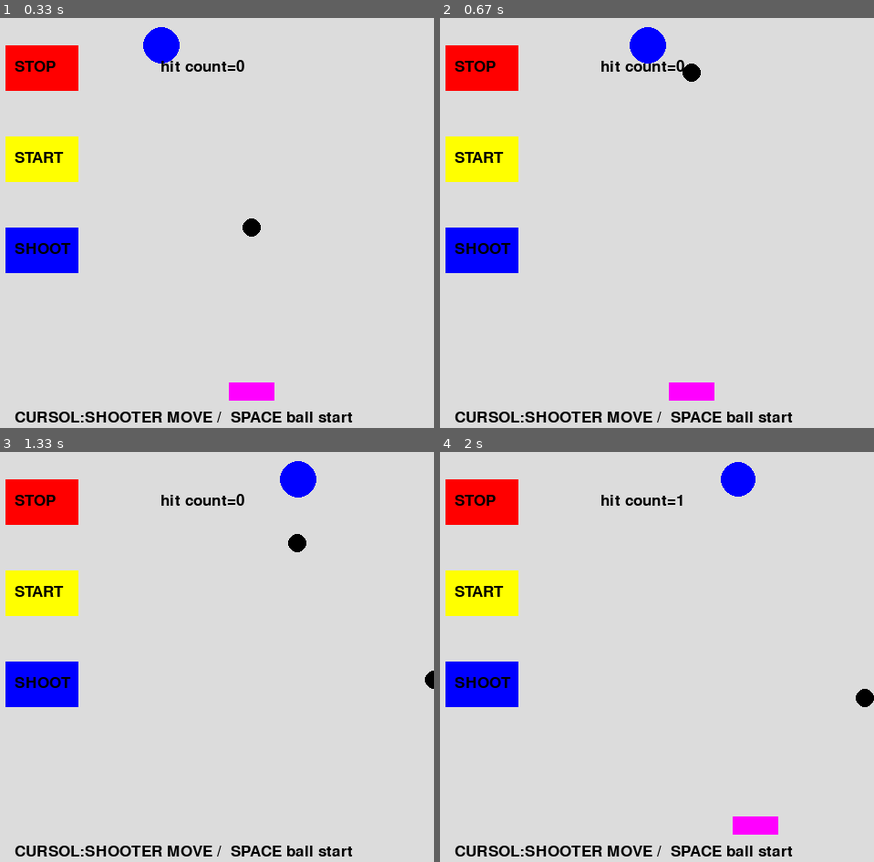
Above: before the commit, frames 1-4 (two rows, left to right).
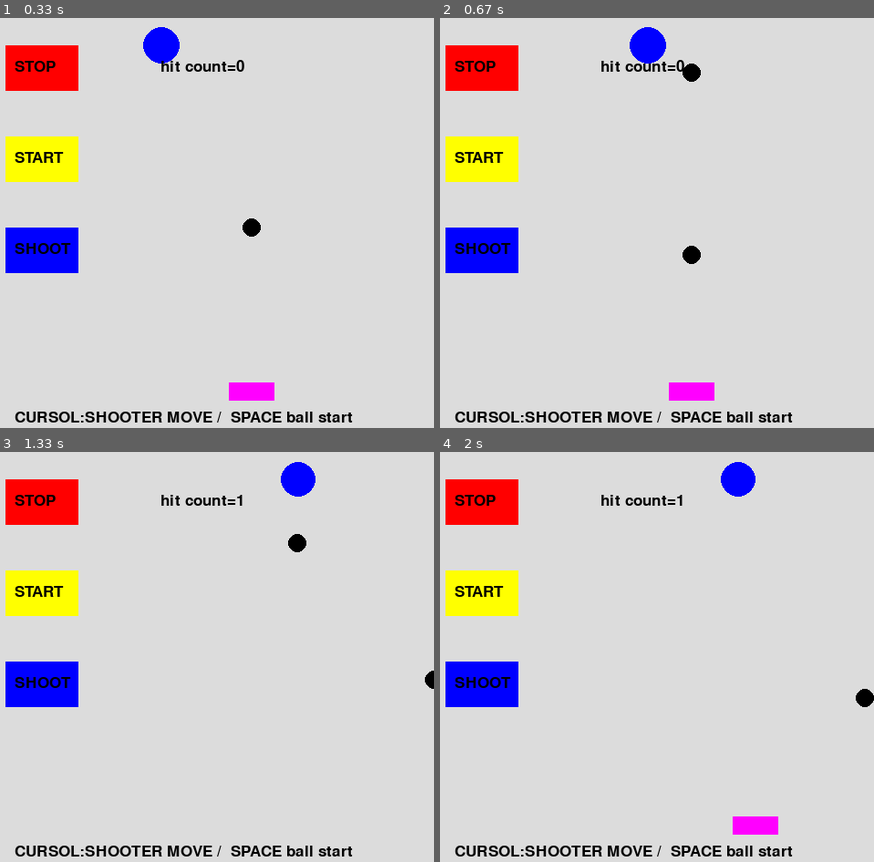
Above: after the commit, the same moments.

Repository: snc29654/pygame
Game: pygame game, started from shooting.py
Same seed, same stepped clock (60 frames per second), same inputs: the game is played once before the commit and once after it.
Inputs:
- Up to frame 1 (0.33 s): no input
- Up to frame 2 (0.67 s): click "SHOOT" at 0.38 s
- Up to frame 3 (1.33 s): hold Right 0.67-1.13 s; tap Space at 0.73, 1.03 s
- Up to frame 4 (2 s): hold Left from 1.67 s (still down); tap Space at 1.73 s

Frame 1 is identical in both runs. In frame 2, 0.1% of the frame differs, in the area x 55-61%, y 55-60%; in frame 3, 0.1%; in frame 4, nothing differs.

Commit message:
SHOOTボタン対応

Diff:
--- a/shooting.py
+++ b/shooting.py
@@ -76,7 +76,11 @@
                 if start_button.collidepoint(event.pos):
                     stop=0
                 if reset_button.collidepoint(event.pos):
-                    by0=400
+                    bxt[xystate]=x3
+                    byt[xystate]=400
+                    xystate += 1
+                    if(xystate==9):
+                        xystate=0
                     stop=0
 
 
